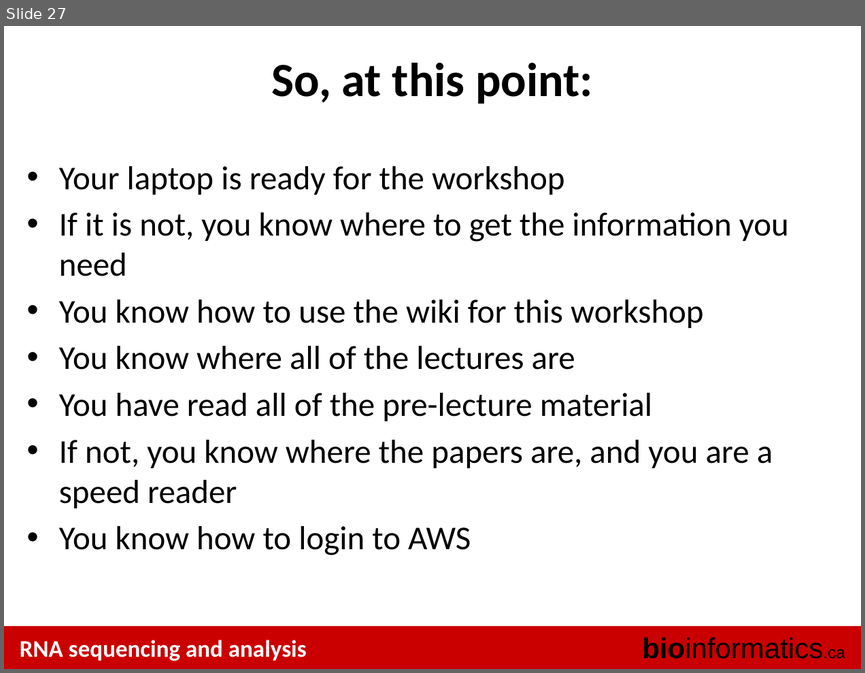
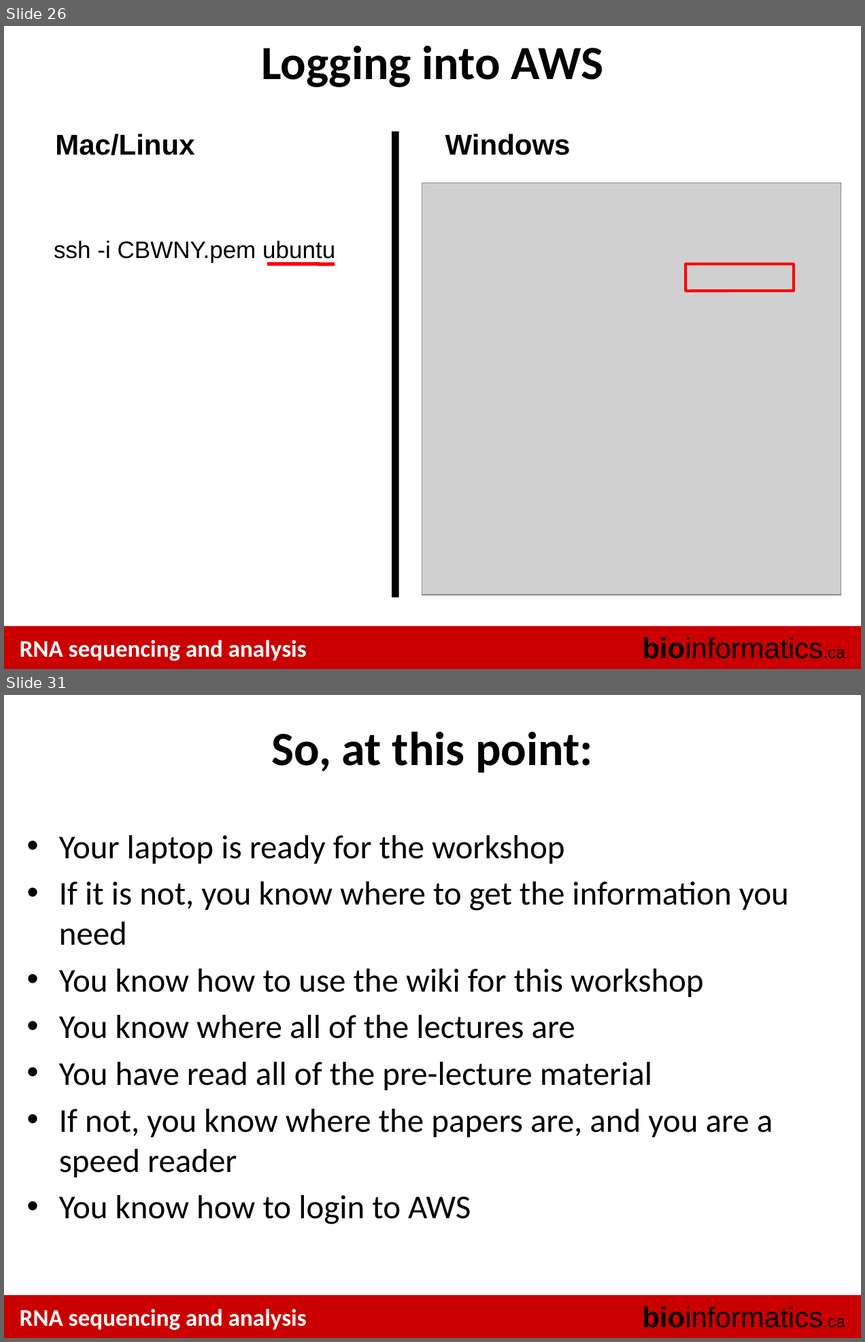
Before and after one commit to griffithlab/rnaseq_tutorial_wiki, a slide deck: LectureFiles/cbw/2015/RNASeq_Module0_AmazonPreTutorial.pptx. Shown one above the other, each under a label of ours: slide 27 before the commit, slides 26 and 31 after it; the slides between them are not shown. The pictures are 865x673 and 865x1342 pixels, drawn with LibreOffice and Linux fonts; fonts in the diff are those of the drawing; grey boxes stand for pictures. Boxes give left, top, right and bottom in pixels: in the first picture for what was removed or moved away, otherwise in the second. Text is boxed around its words. In the diff, an @@ line names an element or a change of style, - is before the commit and + after.

```diff
--- a/LectureFiles/cbw/2015/RNASeq_Module0_AmazonPreTutorial.pptx
+++ b/LectureFiles/cbw/2015/RNASeq_Module0_AmazonPreTutorial.pptx
@@ slide 26 added at <box>4,26,861,669</box>, background #FFFFFF; not listed: 3 template elements that a slide beside it also shows @@
@@ title added at <box>261,46,604,87</box>, 40 pt, text #000000, bold @@
+Logging into AWS
@@ text added at <box>55,133,194,155</box>, 24 pt, text #000000, bold @@
+Mac/Linux
@@ line added from (396, 131) to (396, 597), #000000 6.01 pt @@
@@ text added at <box>445,133,570,155</box>, 24 pt, text #000000, bold @@
+Windows
@@ picture added at <box>422,183,841,594</box> @@
@@ text added at <box>54,240,335,263</box>, 20 pt, text #000000 @@
+ssh -i CBWNY.pem ubuntu
@@ line added from (267, 264) to (334, 264), #FF0000 3 pt @@
@@ rounded rectangle added at <box>685,264,793,291</box>, outline #FF0000 2.3 pt @@
@@ what was slide 27 is now slide 31 @@
```
Also in this commit, not shown: 6 slides changed, 6 other slides added, 3 slides removed.
